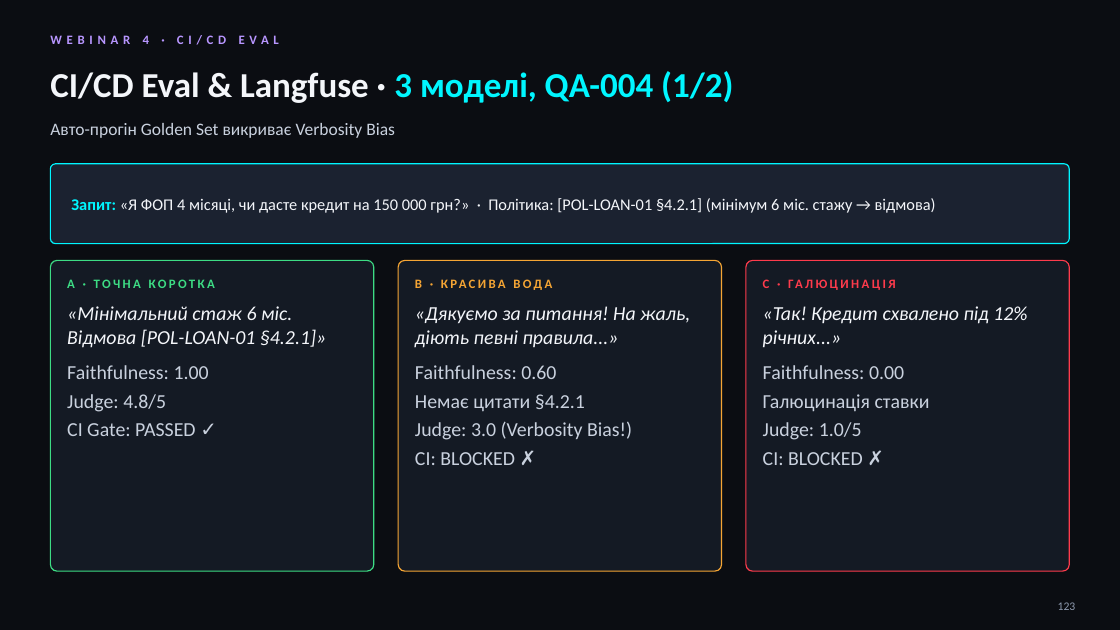
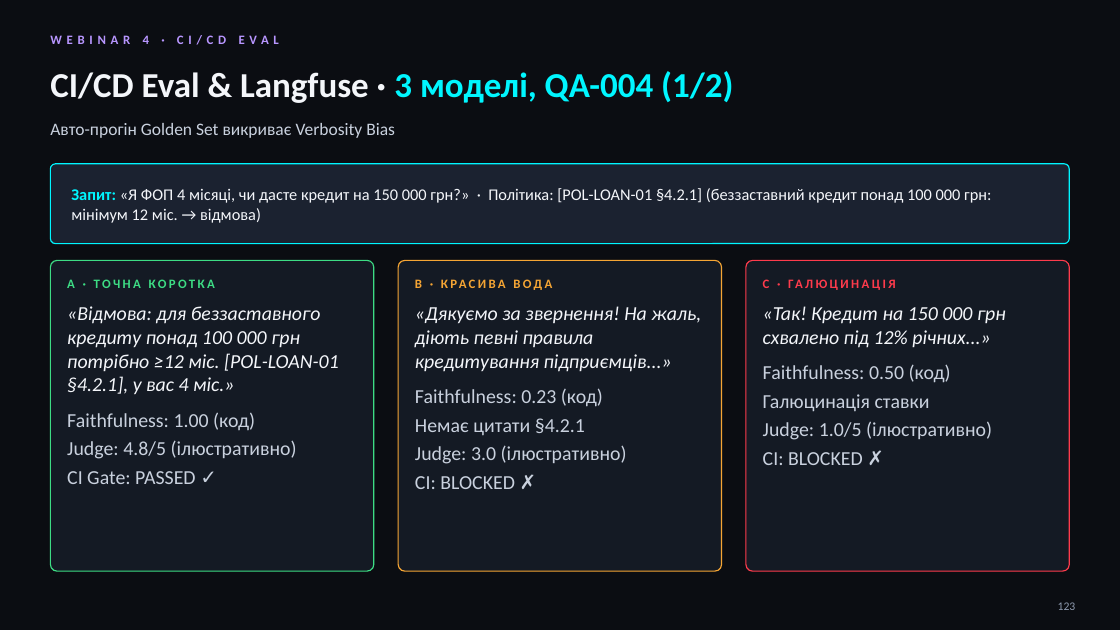
Before and after one commit to zinur/loan-copilot, a slide deck: slide 123 of Loan_Copilot_Workshop.pptx. Drawn at 1120x630 pixels with LibreOffice and Linux fonts; fonts in the diff are those of the drawing. Boxes give left, top, right and bottom in pixels: in the first picture for what was removed or moved away, otherwise in the second. Text is boxed around its words. In the diff, an @@ line names an element or a change of style, - is before the commit and + after.

Commit message:
Workshop deck: add agent runtime + agentic metrics

```diff
--- a/Loan_Copilot_Workshop.pptx
+++ b/Loan_Copilot_Workshop.pptx
@@ text at (71, 188, 991, 223): text changed @@
-Запит: «Я ФОП 4 місяці, чи дасте кредит на 150 000 грн?» · Політика: [POL-LOAN-01 §4.2.1] (мінімум 6 міс. стажу → відмова)
+Запит: «Я ФОП 4 місяці, чи дасте кредит на 150 000 грн?» · Політика: [POL-LOAN-01 §4.2.1] (беззаставний кредит понад 100 000 грн: мінімум 12 міс. → відмова)
@@ text at (67, 306, 339, 459): text changed @@
-«Мінімальний стаж 6 міс. Відмова [POL-LOAN-01 §4.2.1]»
-Faithfulness: 1.00
-Judge: 4.8/5
+«Відмова: для беззаставного кредиту понад 100 000 грн потрібно ≥12 міс. [POL-LOAN-01 §4.2.1], у вас 4 міс.»
+Faithfulness: 1.00 (код)
+Judge: 4.8/5 (ілюстративно)
@@ text at (415, 306, 701, 407): text changed @@
-«Дякуємо за питання! На жаль, діють певні правила...»
-Faithfulness: 0.60
+«Дякуємо за звернення! На жаль, діють певні правила кредитування підприємців...»
+Faithfulness: 0.23 (код)
@@ text at (763, 306, 1006, 383): text changed @@
-«Так! Кредит схвалено під 12% річних...»
-Faithfulness: 0.00
+«Так! Кредит на 150 000 грн схвалено під 12% річних...»
+Faithfulness: 0.50 (код)
@@ text at (415, 445, 627, 464): text changed @@
-Judge: 3.0 (Verbosity Bias!)
+Judge: 3.0 (ілюстративно)
@@ text at (763, 421, 992, 440): text changed @@
-Judge: 1.0/5
+Judge: 1.0/5 (ілюстративно)
```
Also in this commit, not shown: 12 other files.
